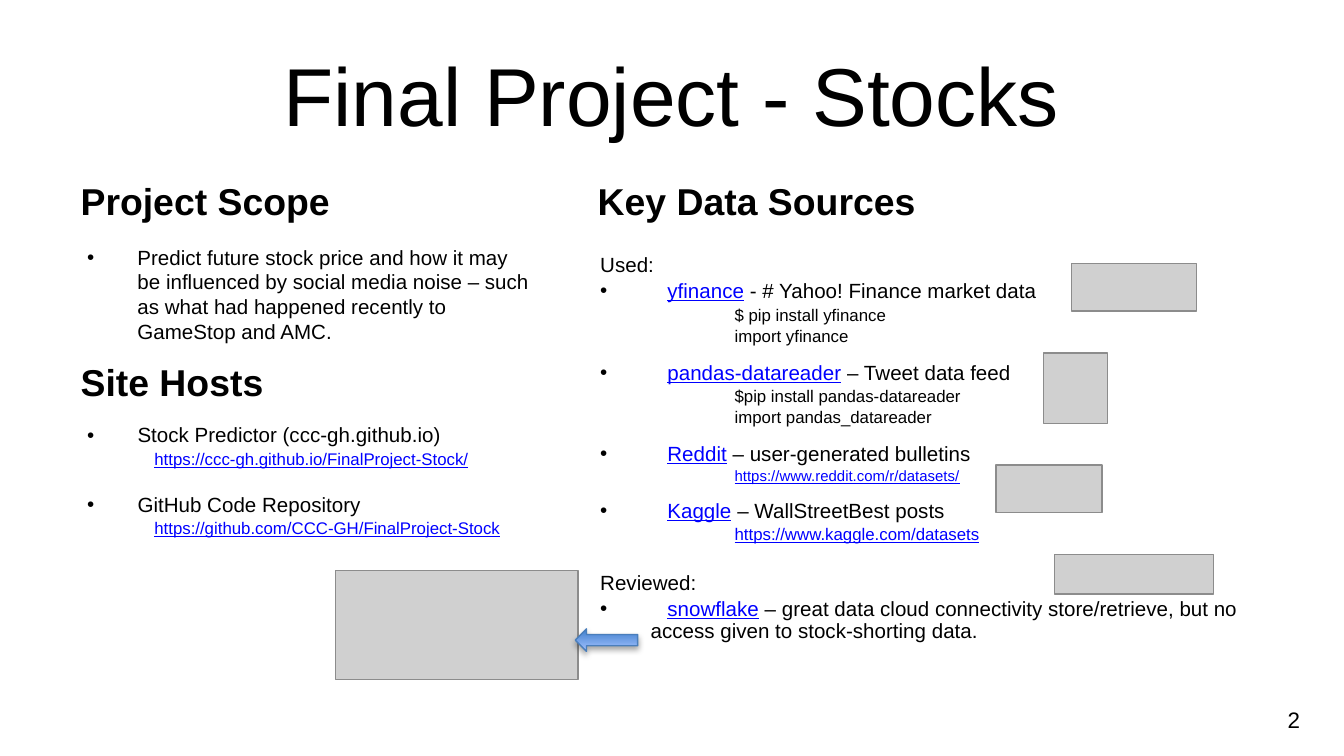
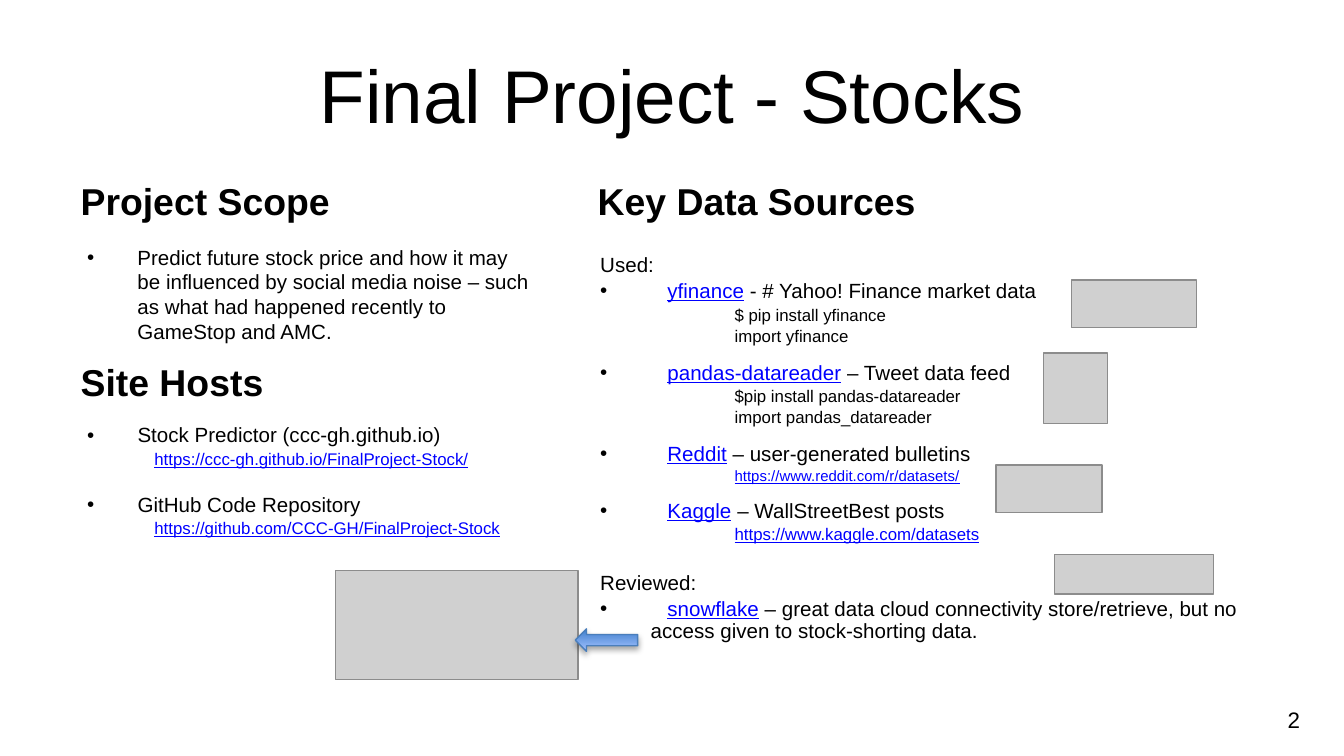
Before and after one commit to CCC-GH/FinalProject-Stock, a slide deck: slide 3 of carl/NU-FinalProject_Stocks.pptx. Drawn at 1344x756 pixels with LibreOffice and Linux fonts; fonts in the diff are those of the drawing; grey boxes stand for pictures; background and template pictures are left out. Boxes give left, top, right and bottom in pixels: in the first picture for what was removed or moved away, otherwise in the second. Text is boxed around its words. In the diff, an @@ line names an element or a change of style, - is before the commit and + after.

```diff
--- a/carl/NU-FinalProject_Stocks.pptx
+++ b/carl/NU-FinalProject_Stocks.pptx
@@ title "Final Project - Stocks" at (320, 69, 1024, 137): size 44 to 40 pt @@
@@ picture: place and size @@
-picture at (1071, 263, 1196, 310)
+picture at (1071, 280, 1196, 327)
```
Also in this commit, not shown: 6 other slides changed, 11 other files.
